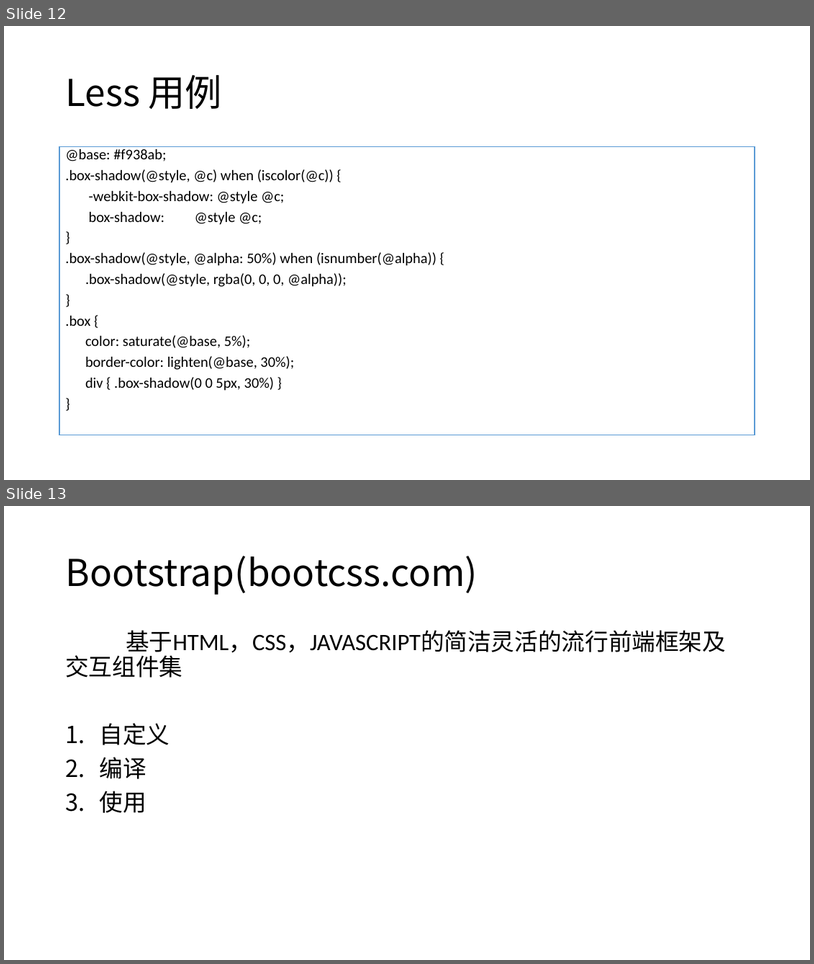
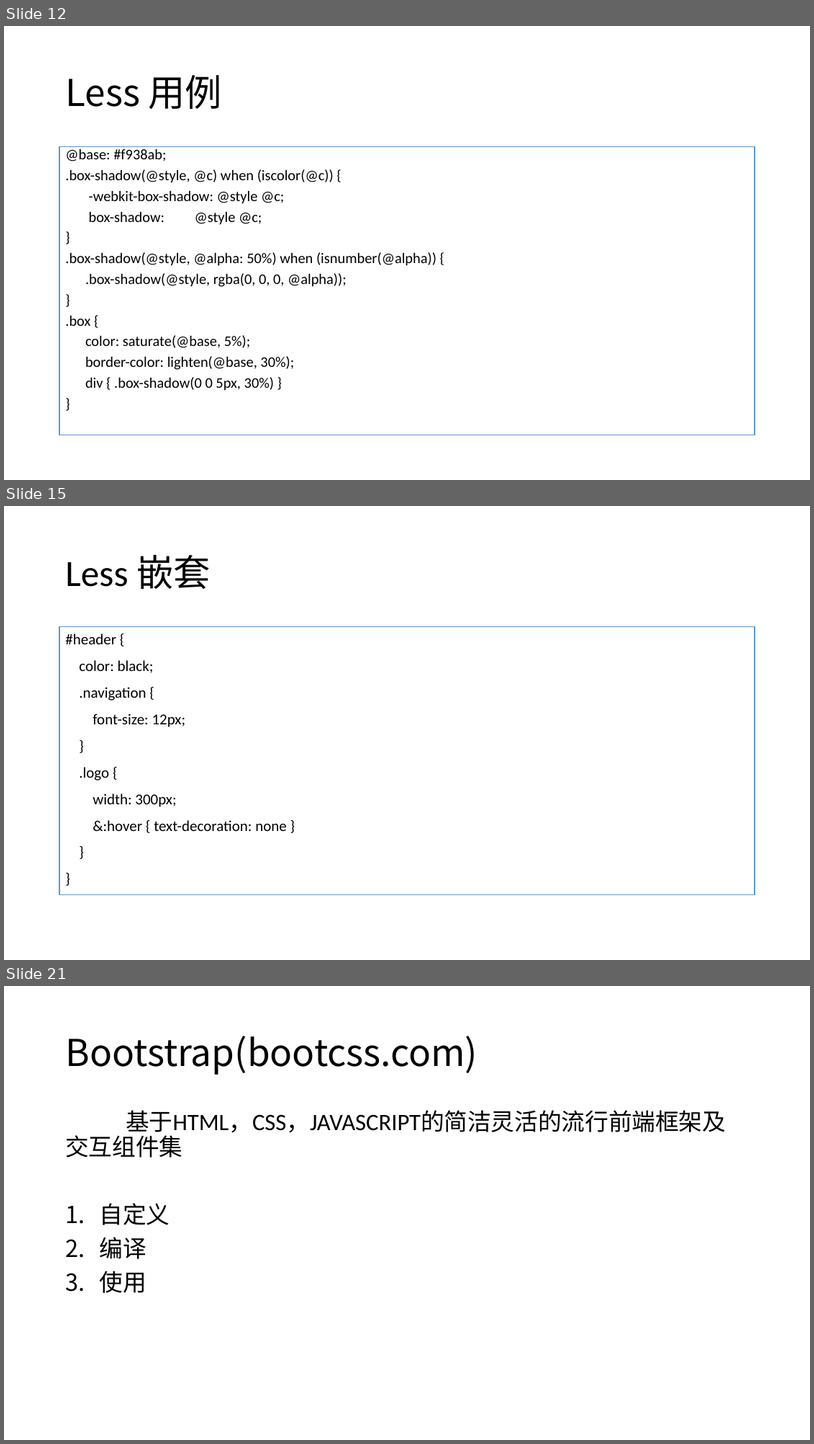
Before and after one commit to liuxm6/demos, a slide deck: WEB培训.pptx. Shown one above the other, each under a label of ours: slides 12 and 13 before the commit, slides 12, 15 and 21 after it; the slides between them are not shown. The pictures are 814x964 and 814x1444 pixels, drawn with LibreOffice and Linux fonts; fonts in the diff are those of the drawing. Boxes give left, top, right and bottom in pixels: in the first picture for what was removed or moved away, otherwise in the second. Text is boxed around its words. In the diff, an @@ line names an element or a change of style, - is before the commit and + after.

```diff
--- a/WEB培训.pptx
+++ b/WEB培训.pptx
@@ slide 15 added at bbox=[4, 506, 810, 960], background #FFFFFF @@
@@ title added at bbox=[65, 554, 211, 589], 44 pt, text #000000 @@
+Less 嵌套
@@ text added at bbox=[59, 627, 756, 895], fill #FFFFFF, outline #5B9BD5 1 pt, 18 pt, text #000000 @@
+#header {
+color: black;
+.navigation {
+font-size: 12px;
+}
+.logo {
+width: 300px;
+&:hover { text-decoration: none }
+}
+}
@@ what was slide 13 is now slide 21 @@
```
Also in this commit, not shown: 2 slides changed, 7 other slides added, 1 other file.
